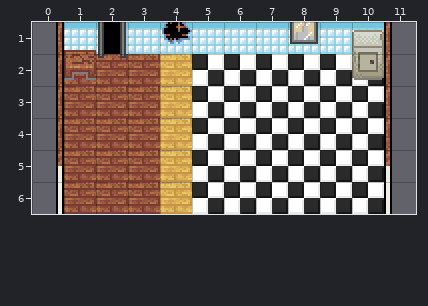
One commit to this Tiled map: Tilesets/bathroom.tmx. Above: the version before the commit.
Cells are 16x16 px. Shown: x 0..11, y 1..6.
After the commit:
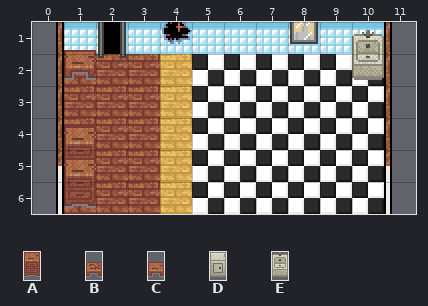
Key: from "furniture": A 0, B 2, C 3, D 5, E 6.
_ is an empty cell, . an unchanged one.
Diff:
--- layer "furniture"
@@ x 1..10 @@
-2 B........D
+2 C........E
@@ x 1..1 @@
-5 _
-6 _
+5 A
+6 A
